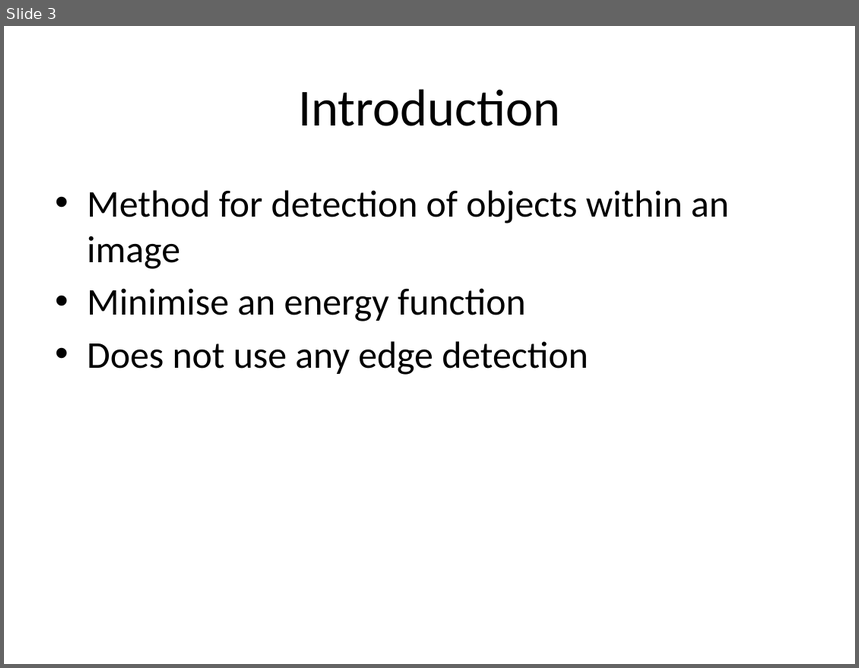
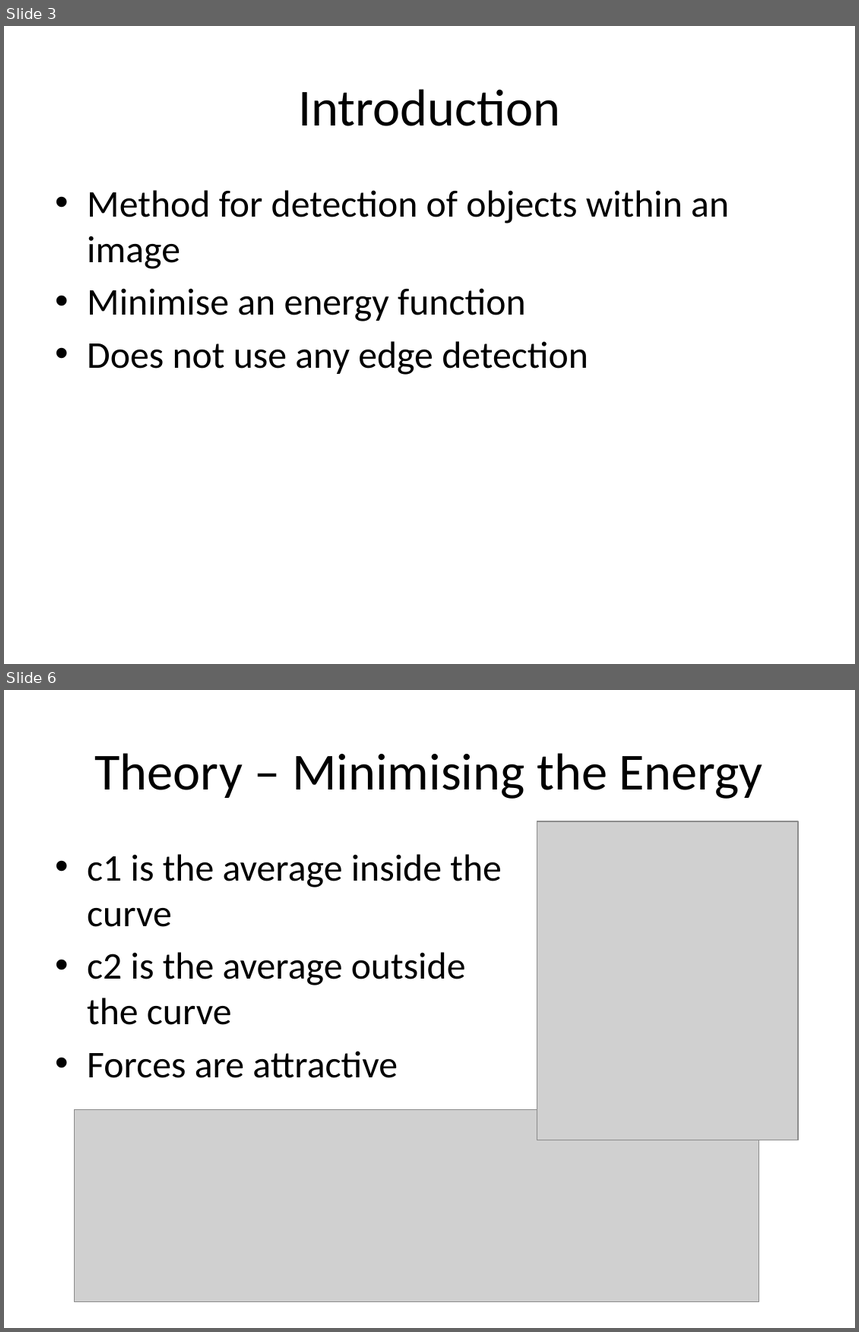
Before and after one commit to michaelwh/activecontnoedge, a slide deck: Active Contours Without Edges.pptx. Shown one above the other, each under a label of ours: slide 3 before the commit, slides 3 and 6 after it; the slides between them are not shown. The pictures are 859x668 and 859x1332 pixels, drawn with LibreOffice and Linux fonts; fonts in the diff are those of the drawing; grey boxes stand for pictures. Boxes give left, top, right and bottom in pixels: in the first picture for what was removed or moved away, otherwise in the second. Text is boxed around its words. In the diff, an @@ line names an element or a change of style, - is before the commit and + after.

```diff
--- a/Active Contours Without Edges.pptx
+++ b/Active Contours Without Edges.pptx
@@ slide 6 added at (4, 690, 855, 1328), background #FFFFFF @@
@@ title added at (95, 753, 762, 799), 44 pt, text #000000 @@
+Theory – Minimising the Energy
@@ picture added at (537, 822, 798, 1141) @@
@@ text added at (87, 854, 502, 1078), 32 pt, text #000000 @@
+• c1 is the average inside the curve
+• c2 is the average outside the curve
+• Forces are attractive
@@ picture added at (75, 1110, 759, 1302) @@
```
Also in this commit, not shown: 3 other slides added, 4 slides removed.
